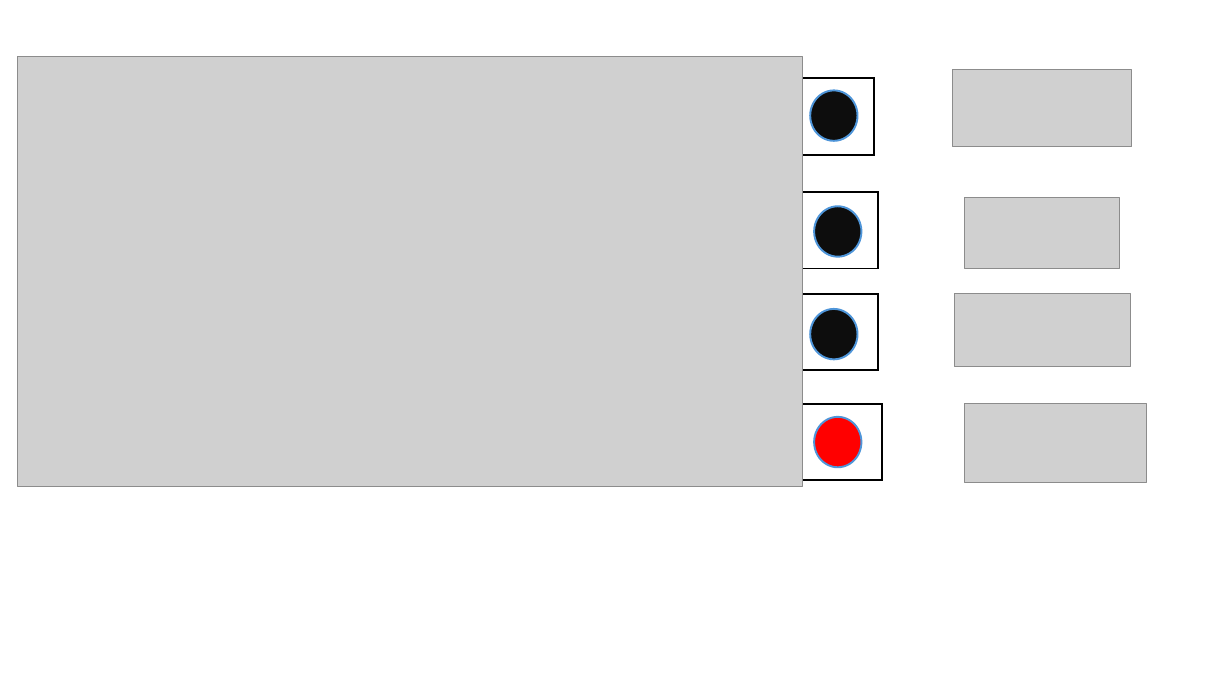
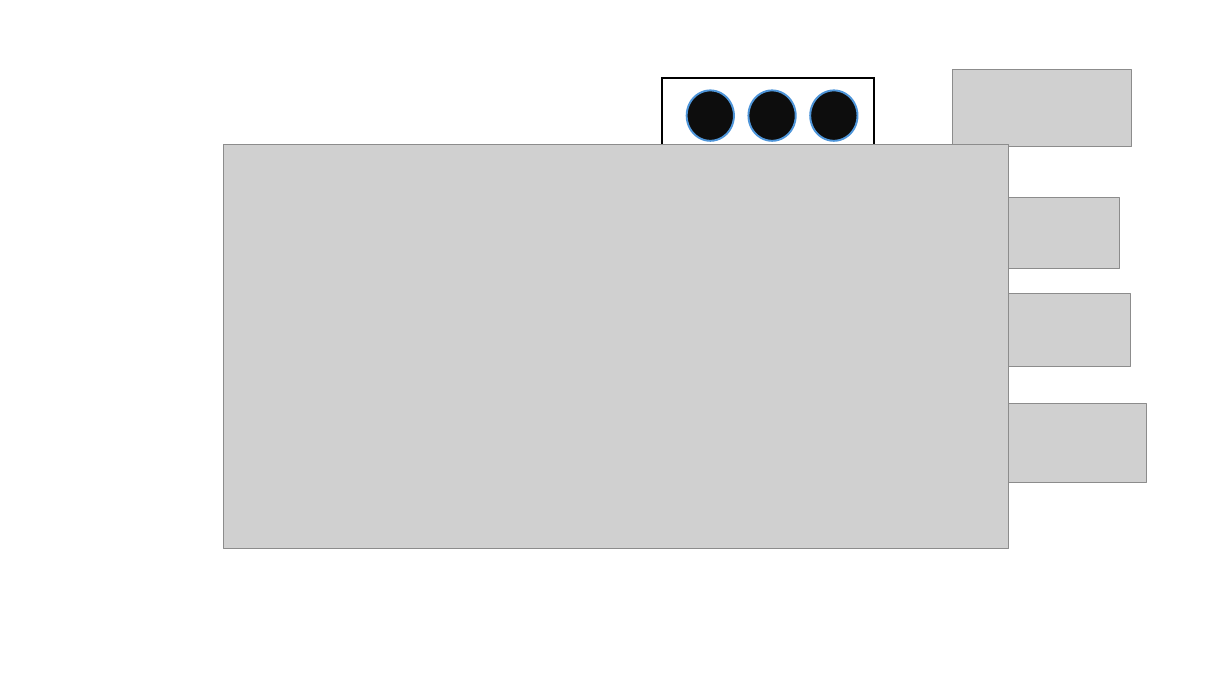
Before and after one commit to pirelaurent/IA_boite_blanche, a slide deck: slide 6 of outillage.pptx (slide 5 before the commit). Drawn at 1232x693 pixels with LibreOffice and Linux fonts; fonts in the diff are those of the drawing; grey boxes stand for pictures. Boxes give left, top, right and bottom in pixels: in the first picture for what was removed or moved away, otherwise in the second. Text is boxed around its words. In the diff, an @@ line names an element or a change of style, - is before the commit and + after.

```diff
--- a/outillage.pptx
+++ b/outillage.pptx
@@ picture removed at [18,56,803,486] @@
@@ ellipse: place and size @@
-ellipse at [811,309,858,360]
+ellipse at [687,91,734,141]
@@ ellipse: place and size @@
-ellipse at [814,206,861,257]
+ellipse at [749,91,796,141]
@@ picture added at [224,144,1009,549] @@
@@ rectangle removed at [666,192,878,269] @@
@@ rectangle removed at [666,294,878,371] @@
@@ rectangle removed at [670,404,882,481] @@
@@ ellipse removed at [814,417,861,468] @@
```
Also in this commit, not shown: 2 other slides changed, 3 slides added, 2 slides removed, 11 other files.
